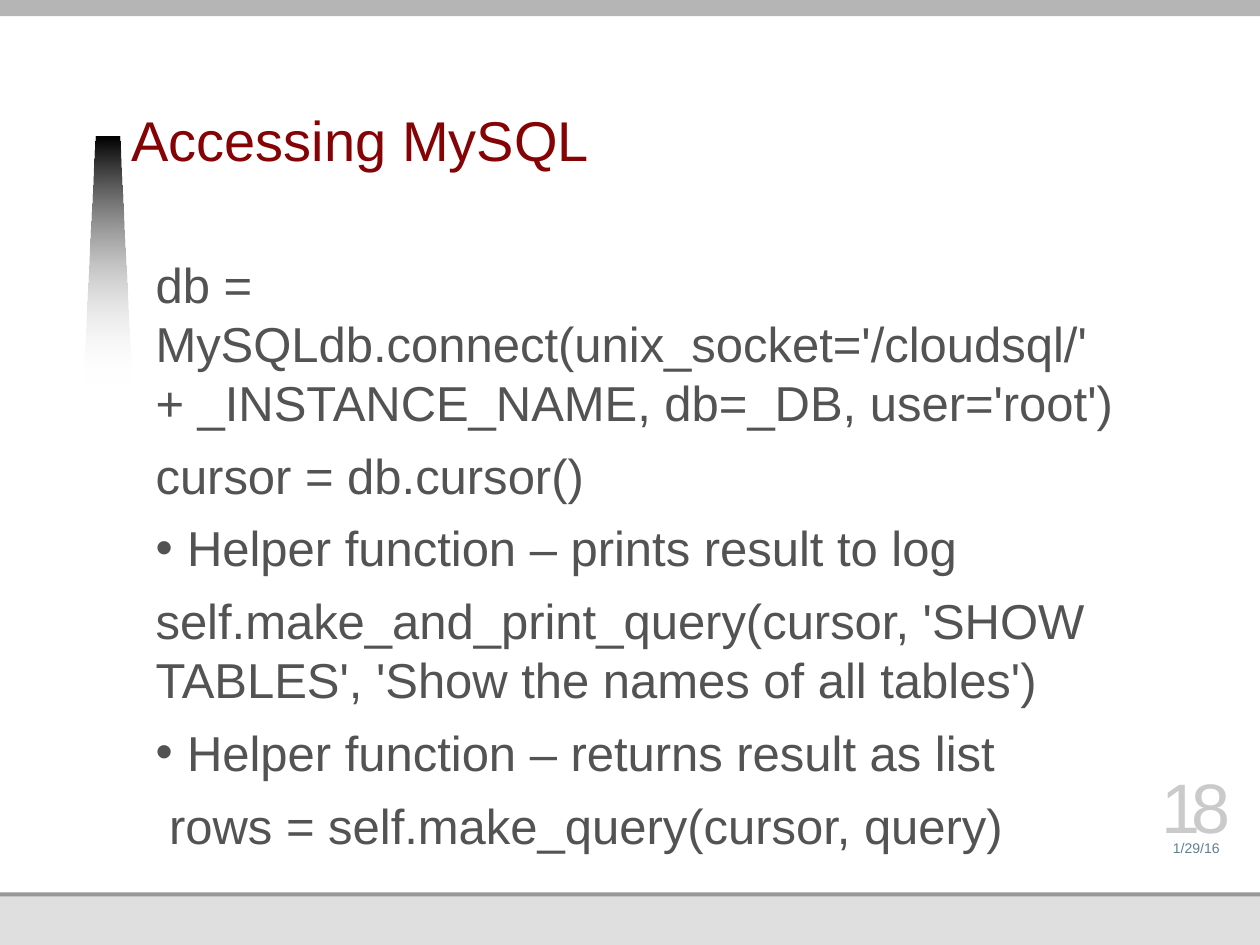
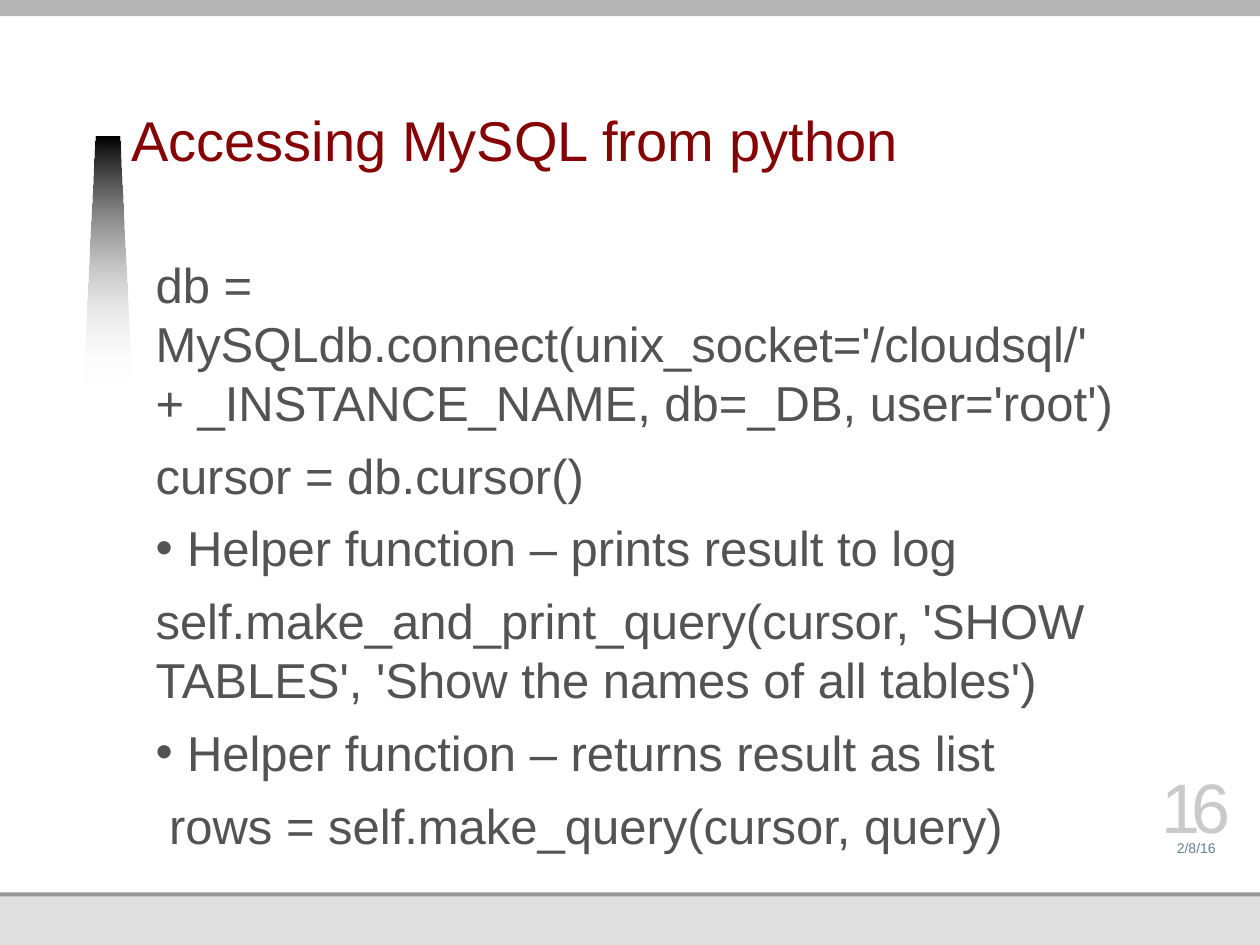
Before and after one commit to jmankoff/data, a slide deck: slide 16 of Lectures/Byte 3.pptx (slide 18 before the commit). Drawn at 1260x945 pixels with LibreOffice and Linux fonts; fonts in the diff are those of the drawing; background and template pictures are left out. Boxes give left, top, right and bottom in pixels: in the first picture for what was removed or moved away, otherwise in the second. Text is boxed around its words. In the diff, an @@ line names an element or a change of style, - is before the commit and + after.

```diff
--- a/Lectures/Byte 3.pptx
+++ b/Lectures/Byte 3.pptx
@@ title at [131, 120, 898, 172]: text changed @@
-Accessing MySQL
+Accessing MySQL from python
@@ page number at [1162, 784, 1231, 846]: text changed @@
-18
+16
@@ text at [1177, 843, 1216, 853]: text changed @@
-1/29/16
+2/8/16
```
Also in this commit, not shown: 10 other slides changed, 9 slides added, 11 slides removed, 24 other files.
